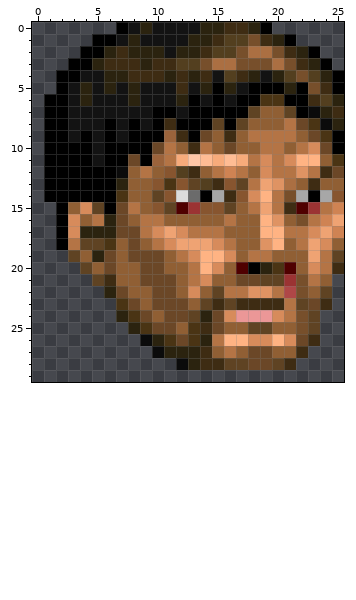
A pixel-art sprite gets an edit: graphics/stftr10.png. The first picture shows the starting point.
The file is 26x30 pixels. Colours within 5 levels of each other are drawn and written as one.
New version:
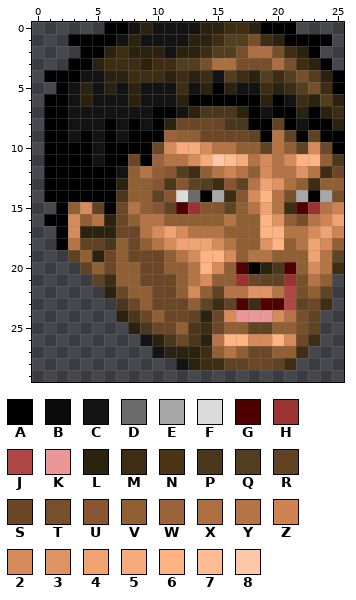
Palette (. is transparent): A #000000  B #0b0b0b  C #131313  D #6b6b6b  E #a7a7a7  F #dbdbdb  G #4f0000  H #9b3333  J #af4747  K #eb9797  L #2b230f  M #3e2c13  N #4a3414  P #4b371b  Q #533f1f  R #5f4323  S #6b4727  T #774f2b  U #87552f  V #905f34  W #9b633b  X #ab6f42  Y #b47445  Z #cf8353  2 #d78b5b  3 #df9363  4 #efa373  5 #f7ab7b  6 #ffb383  7 #ffbc94  8 #ffc7a7
The exact change:
@@ x 0..25 @@
- 0 .......ACLCCCCLLMMLA......
- 1 .....AACLCCCCLLMQQTMLA....
+ 0 ......AACLCCCCLLMMLAAA....
+ 1 ...AAAACLCCCCLLMQQTMLAAAA.
  2 ....AALMLLLCLLMQQTXXTMLA..
  3 ...AALMMMLMMQQTXXTTTXTMLA.
- 4 ..AACCLLMMMLMLMCQMLCLQTQLA
- 5 ..ACLCLCLCCCMCLALCAAALATMA
- 6 .AACLCCCLCCCLACACAANNAAMQL
- 7 .AACCCCCCCAACAAAAARVVRABLM
- 8 .AACCCACACAMAAARARVVVYSNBL
- 9 .AACACACAAAWMASVMVYYYYVSNA
-10 .AAAACAAAASYVMYVSVVYYVY2SA
-11 .AAAACAASAWY587575Y2Y266VN
-12 .AAAAAABVYVUQMVYZYV2YY3YMS
-13 .AAAAAALVVUNURQMURY43XVMVV
-14 .AAAAAANVVRUFDAEMU26YTEAEU
+ 4 .AAACCLLMMMLMLMCQMLQMQTQLA
+ 5 ..ACLCLCLCCCMCLALCCMLMQTMA
+ 6 .AACLCCCLCCCLAAAAAALACMLQL
+ 7 .AACCCCCCCAACLPPPLACAALALM
+ 8 .AACCCACACALSSSSPPAARACAAL
+ 9 .AACACACAAAWVVSSSSRAYRARAA
+10 .AAAACAAAAS2552YYVVRYVR2SA
+11 .AAAACAASAWYY25875Y2Y266VP
+12 .AAAAAACVYVUQMVYZYV2YY3YMS
+13 .AAAAAALVVUPURQMURY43XVMVV
+14 .AAAAAAPVVRUFDAEMU26YTEAET
 15 ..AV2RASYVURGHUURVY4YMGHYZ
-16 ..A2VYLSVYYVVVVVYVV63VTYZ4
+16 .AA2VYLSVYYVVVVVYVV63VTYZ4
 17 ..A2LLLSSY242YYYVVV66YY24Z
-18 ..AYRRNVSVY24442YVV36VY42V
+18 ..AYRRPVSVY24442YVV36VY42V
 19 ...RVLSVSSSVY2662VYYVVV4YR
-20 ....RVSVVSSVVY62VGALNGV2YM
-21 .....RMVVSSSVY2VVSSRRHTYV.
+20 ....RVSVVSSVVY62VGALPGV2YM
+21 .....RMVVSSSVY2VVHSRRHTYV.
 22 ......LSVVSSV2VRYY33YJTVR.
-23 .......NSVSSSVRMRMMMMYRSM.
-24 .......LNSVSSRLS2KKK2YTR..
-25 ........LNSSVNMSVVRRVVTR..
-26 .........BLNSNLY662262SM..
-27 ..........BLLLMVYVSSVVM...
-28 ............BLMMRRSSRM....
+23 .......PSVSSSVRMRGMGGJRSM.
+24 .......LPSVSSRLS2KKK2YTR..
+25 ........LPSSVPMSVVRRVVTR..
+26 .........CLPSPLY662262SM..
+27 ..........CLLLMVYVSSVVM...
+28 ............CLMMRRSSRM....
 29 ..........................
